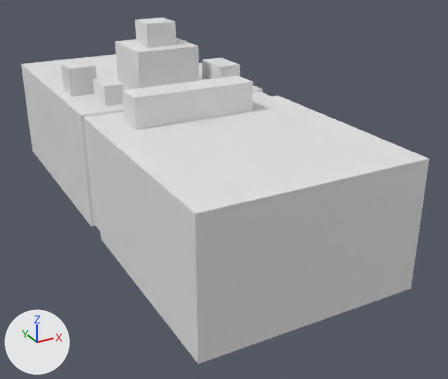
An edit to the glTF model assets/buildings/models/buildings.glb, drawn before and after from the same camera.
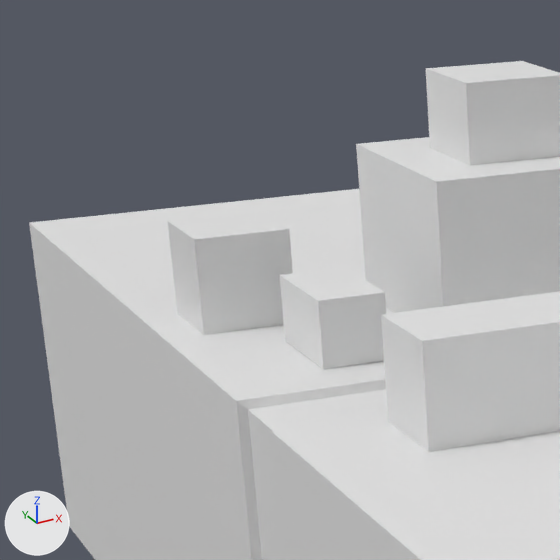
There are two pictures of each version: one whole from a camera (50 mm lens) standing at (-100.7, -218.2, 70.4) and looking at (11.9, -13.4, -31.9), one close up on the part from 3% to 39% of the width and 0% to 42% of the height. Arrows for +X, +Y and +Z are at lower left; the lights stay in place. Where no turn or scale is listed for an object, it has been applied to the vertices.

The first close-up shows 'armoury', 'fort', 'granary', 'ground', 'wall'.
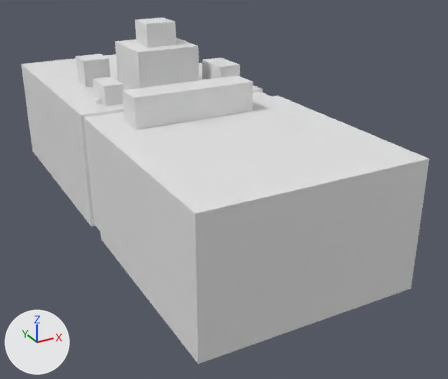
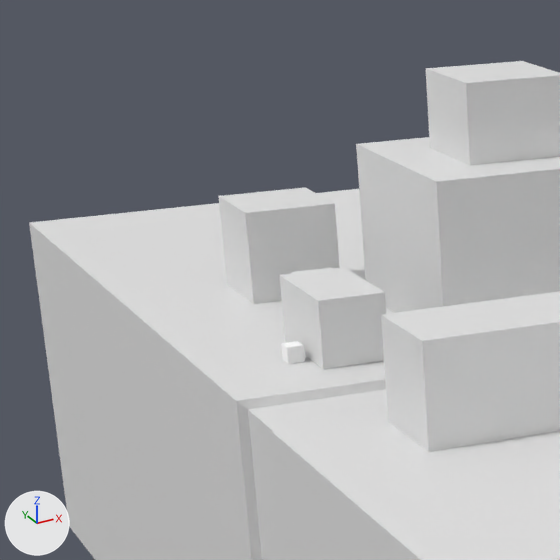
Boxes (x1, y1, x2, y2) around the edits, measured in the close-ups (560 x 560 px):
```json
{"object": "armoury", "change": "moved", "before": [168, 211, 293, 335], "after": [218, 187, 340, 304]}
{"object": "d6", "change": "added", "after": [281, 341, 305, 364]}
```

Scene script edits in JSON lines:
```json
{"op": "add", "block": "mat_material_001", "code": ["mat_material_001 = principled_material('Material.001')", "mat_material_001.base_color = (1.0, 1.0, 1.0)  # white #ffffff"]}
{"op": "add", "block": "me_cube", "code": ["me_cube = bpy.data.meshes.new('Cube')", "me_cube.from_pydata(...)  # 216 vertices, 428 faces; spans x -1.0..1.0, y -1.0..1.0, z -1.0..1.0", "me_cube.materials.append(mat_material_001)  # white #ffffff"]}
{"op": "set", "path": "ob_armoury.location", "old": "(-29.5, 37.1, 8.4)", "new": "(-19.9, 48.5, 8.4)"}
{"op": "add", "block": "ob_d6", "code": ["ob_d6 = bpy.data.objects.new('d6', me_cube)", "ob_d6.location = (-29.5, 15.4, 3.7)"]}
```
